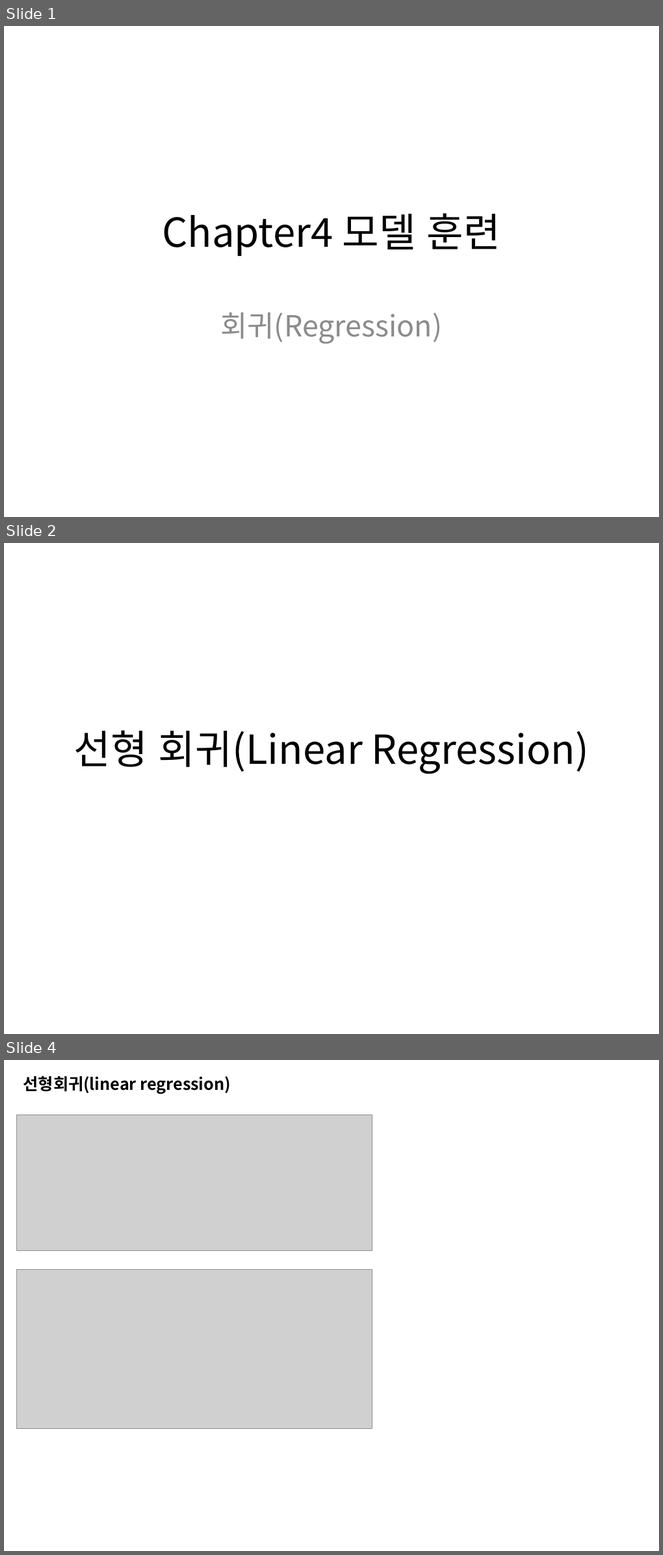
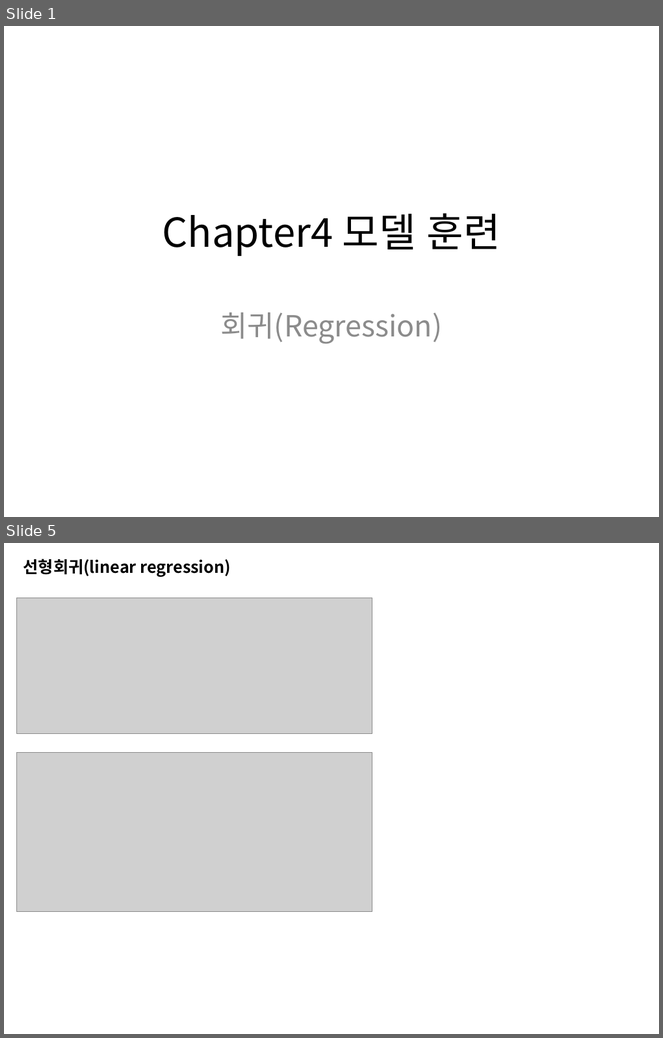
Before and after one commit to gcpugkr/guroflow, a slide deck: hands_on_ml/Chapter4 모델 훈련.pptx. Shown one above the other, each under a label of ours: slides 1, 2 and 4 before the commit, slides 1 and 5 after it; the slides between them are not shown. The pictures are 663x1555 and 663x1038 pixels, drawn with LibreOffice and Linux fonts; fonts in the diff are those of the drawing; grey boxes stand for pictures. Boxes give left, top, right and bottom in pixels: in the first picture for what was removed or moved away, otherwise in the second. Text is boxed around its words. In the diff, an @@ line names an element or a change of style, - is before the commit and + after.

```diff
--- a/hands_on_ml/Chapter4 모델 훈련.pptx
+++ b/hands_on_ml/Chapter4 모델 훈련.pptx
@@ slide 2 removed at [4,543,659,1034], background #FFFFFF @@
@@ title removed at [74,730,589,774] @@
-선형 회귀(Linear Regression)
@@ what was slide 4 is now slide 5 @@
```
Also in this commit, not shown: 2 slides changed, 2 slides added.
